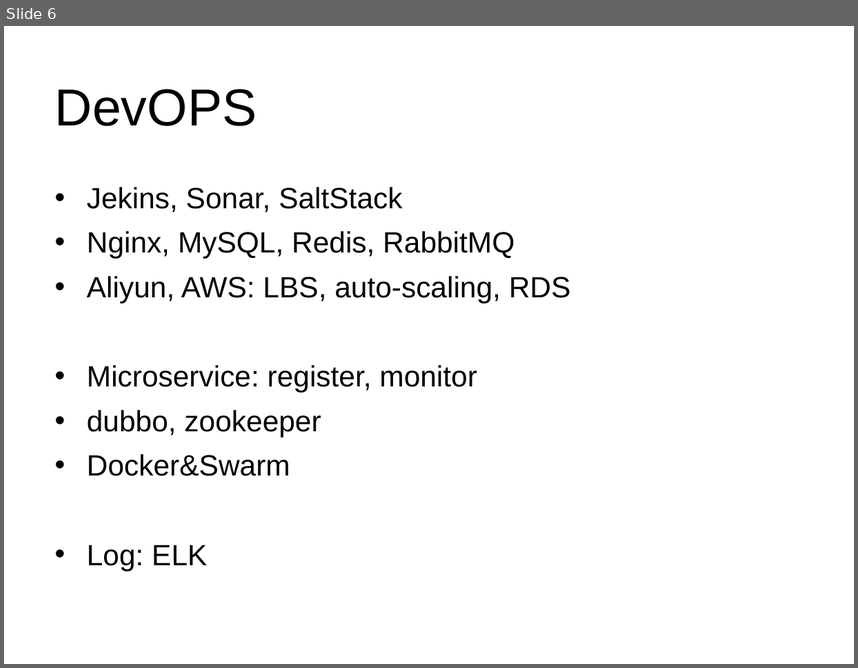
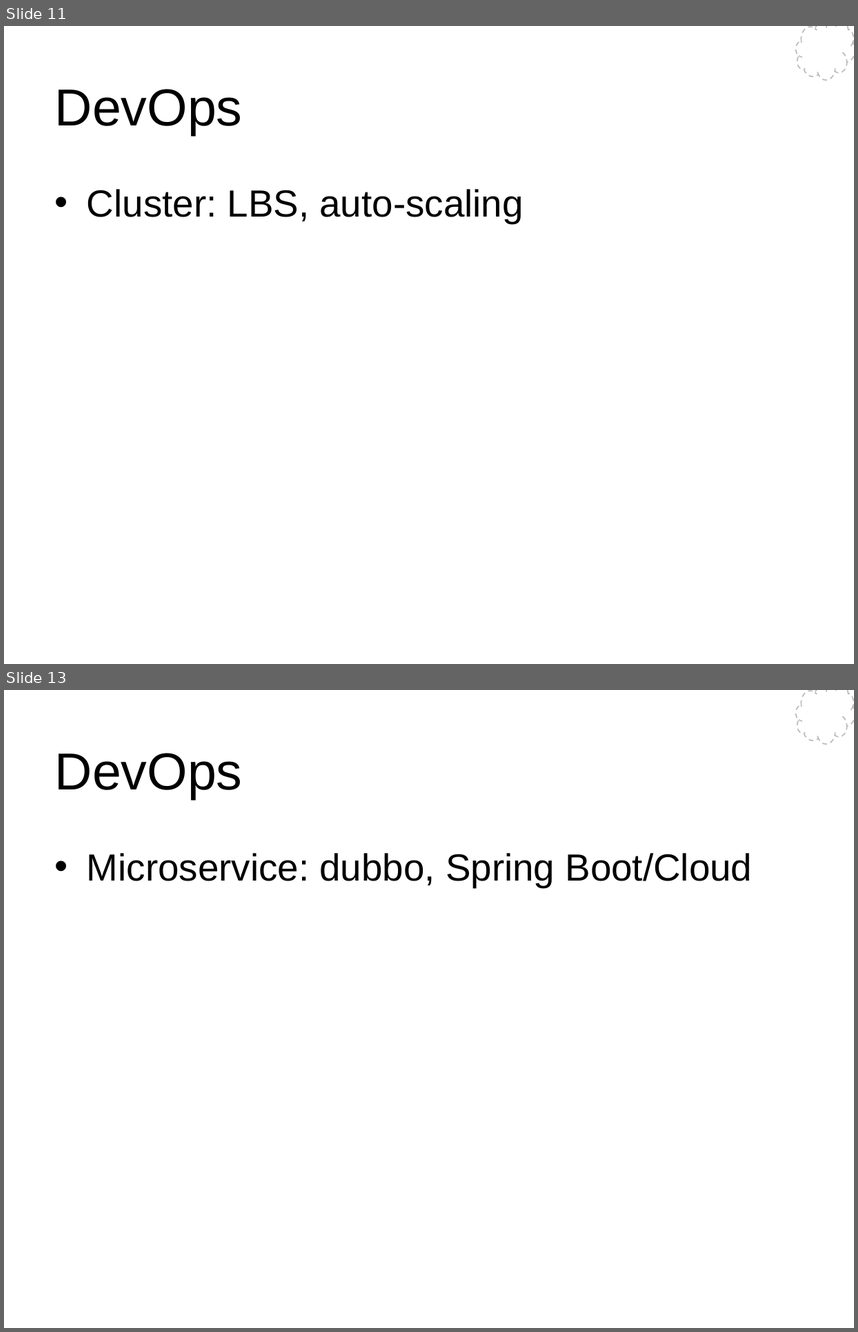
Before and after one commit to Wang-Ray/notes, a slide deck: Architect.ppt. Shown one above the other, each under a label of ours: slide 6 before the commit, slides 11 and 13 after it; the slides between them are not shown. The pictures are 858x668 and 858x1332 pixels, drawn with LibreOffice and Linux fonts; fonts in the diff are those of the drawing; background and template pictures are left out. Boxes give left, top, right and bottom in pixels: in the first picture for what was removed or moved away, otherwise in the second. Text is boxed around its words. In the diff, an @@ line names an element or a change of style, - is before the commit and + after.

```diff
--- a/Architect.ppt
+++ b/Architect.ppt
@@ slide 13 added at bbox=[4, 690, 854, 1328], background #FFFFFF; not listed: 1 template element that a slide beside it also shows @@
@@ title added at bbox=[55, 753, 243, 799], 44 pt, text #000000 @@
+DevOps
@@ text added at bbox=[87, 853, 752, 887], 32 pt, text #000000 @@
+• Microservice: dubbo, Spring Boot/Cloud
@@ what was slide 6 is now slide 11 @@
@@ slide 11 changed as well @@
@@ freeform shape added at bbox=[796, 26, 854, 81], fill #FFFFFF, outline #BCBCBC 0.99 pt dashed @@
@@ title at bbox=[55, 89, 243, 135]: text changed @@
-DevOPS
+DevOps
@@ text at bbox=[87, 189, 523, 223]: text changed; size 24.8 to 32 pt @@
-• Jekins, Sonar, SaltStack
-• Nginx, MySQL, Redis, RabbitMQ
-• Aliyun, AWS: LBS, auto-scaling, RDS
-• Microservice: register, monitor
-• dubbo, zookeeper
-• Docker&Swarm
-• Log: ELK
+• Cluster: LBS, auto-scaling
```
Also in this commit, not shown: 3 other slides changed, 25 other slides added, 5 slides removed.
